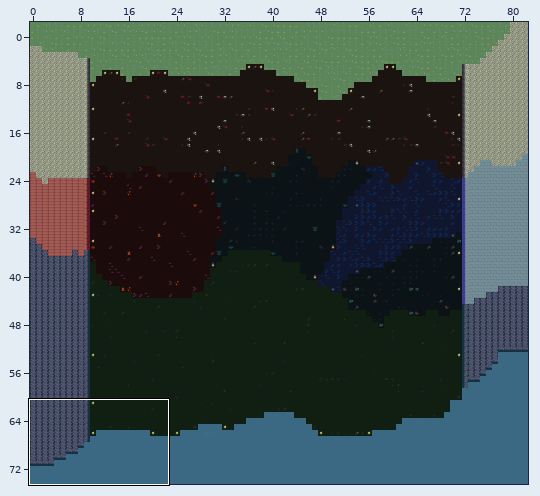
A Tiled map gets an edit: tiled/world-map.tmx. The first picture is a wide view before the edit; the outline marks the close-up.
Close-up. Before the edit:
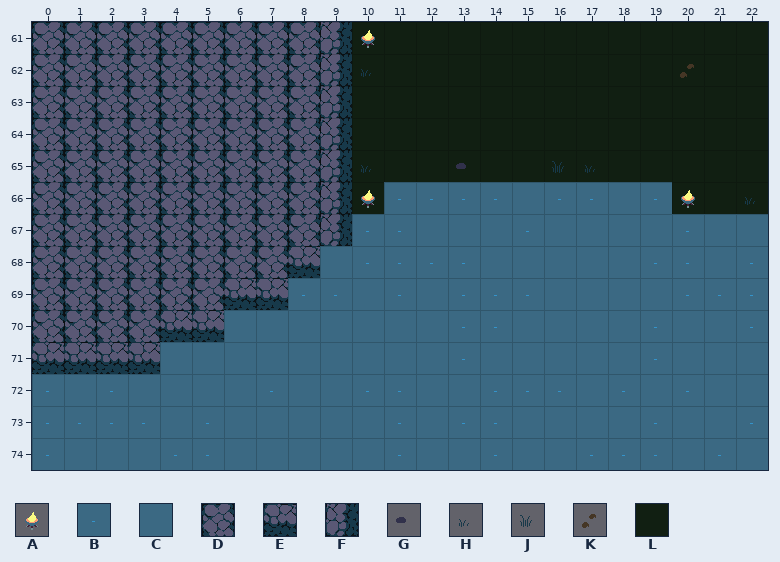
Cells are 32x32 px. Shown: x 0..22, y 61..74. The commit also changed other parts of the map, which this record leaves out. The old version is drawn lined up with the new one.
Key: from "animated-tiles": A 11, B 110, C 119; from "tiles": D 17, E 18, F 18 turned 270, G 106, H 123, J 124, K 142, L 221.
_ is an empty cell.
Layer "Ground" before, first column x 0:
61 DDDDDDDDDFLLLLLLLLLLLLL
62 DDDDDDDDDFLLLLLLLLLLLLL
63 DDDDDDDDDFLLLLLLLLLLLLL
64 DDDDDDDDDFLLLLLLLLLLLLL
65 DDDDDDDDDFLLLLLLLLLLLLL
66 DDDDDDDDDFLBBBBCBBCBLLL
67 DDDDDDDDDFBBCCCBCCCCBCC
68 DDDDDDDDECBBBBCCCCCBBCB
69 DDDDDDEEBBCBCBBBCCCCBBB
70 DDDDEECCCCCCCBBCCCCBCCB
71 EEEECCCCCCCCCBCCCCCBCCC
72 BCBCCCCBCCBBCCBBBCBCBCC
73 BBBBCBCCCCCBCBBCCCCBCCB
74 BCCCBBCCCCCBCCBCCBBBCBC
Layer "Surface" before, first column x 0:
61 __________A____________
62 __________H_________K__
63 _______________________
64 _______________________
65 __________H__G__JH_____
66 __________A_________A_H
67 _______________________
68 _______________________
69 _______________________
70 _______________________
71 _______________________
72 _______________________
73 _______________________
74 _______________________
And afterwards:
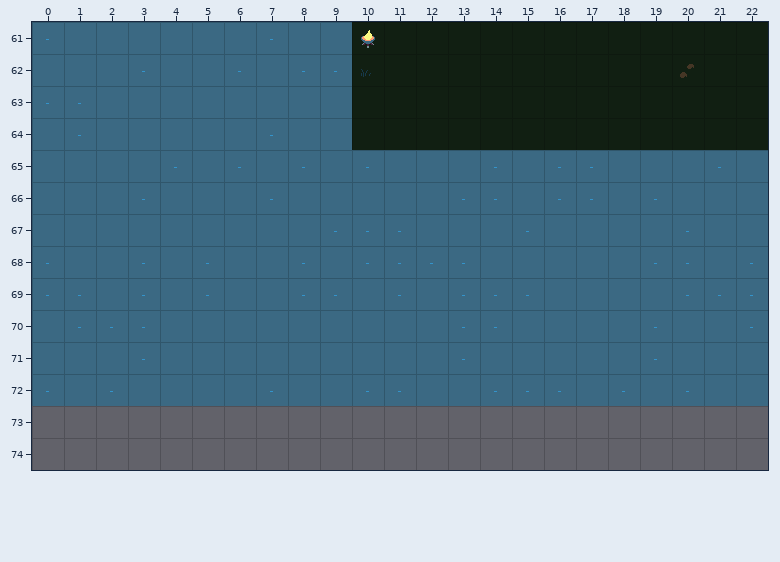
Changes in this commit:
Changed rows in their new state; . is an unchanged cell.
map size 83x77 -> 83x73 cells (old content now starts at 0,-2; both pictures use the new coordinates)
Layer "Ground":
first column x 0:
61 BCCCCCCBCC.............
62 CCCBCCBCBB.............
63 BBCCCCCCCC.............
64 CBCCCCCBCC.............
65 CCCCBCBCBCBCCCBCBBCCCBC
66 CCCBCCCBCCC.........CCC
67 CCCCCCCCCB.............
68 BCCBCBCCB..............
69 BBCBCBCC...............
70 CBBBCC.................
71 CCCB...................
73 _______________________
74 _______________________
Layer "Surface":
first column x 10:
65 _.._..__.....
66 _........._._
Pixel boxes of the changes (left, top, right, bottom) in both close-ups:
changed: (32, 22, 768, 374)
removed: (32, 406, 768, 470)
